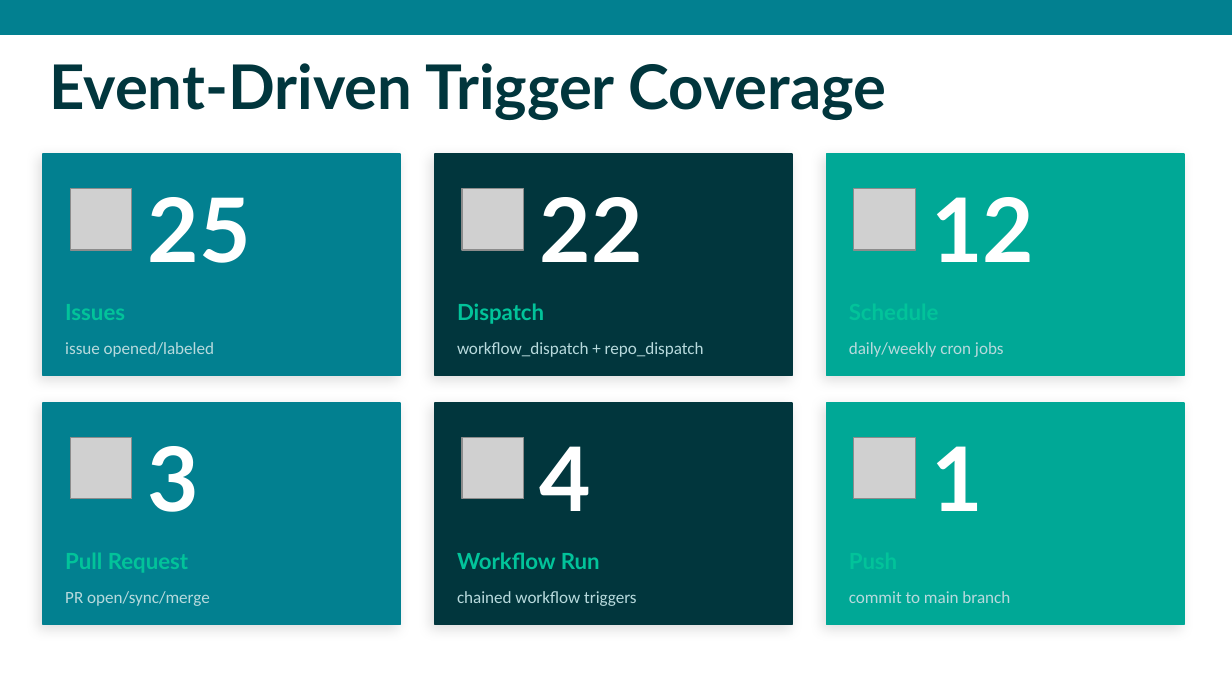
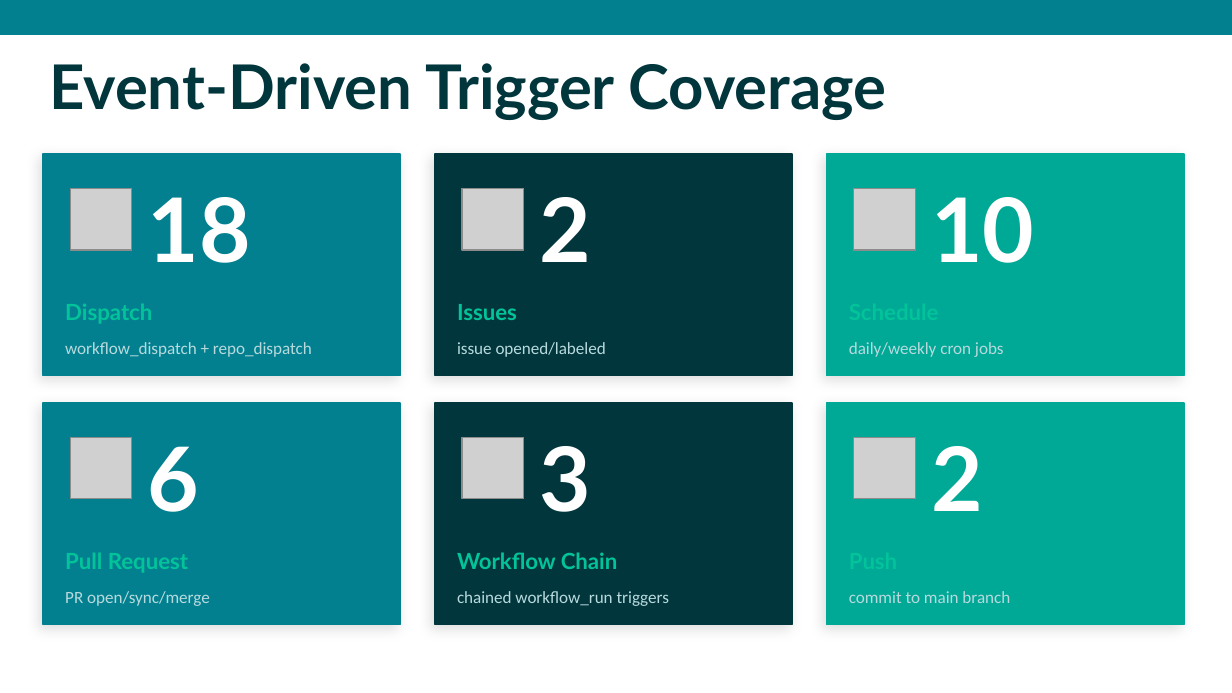
Before and after one commit to nicholasdbrady/foundry-docs, a slide deck: slide 6 of slides/foundry-docs-overview.pptx. Drawn at 1232x693 pixels with LibreOffice and Linux fonts; fonts in the diff are those of the drawing; grey boxes stand for pictures. Boxes give left, top, right and bottom in pixels: in the first picture for what was removed or moved away, otherwise in the second. Text is boxed around its words. In the diff, an @@ line names an element or a change of style, - is before the commit and + after.

```diff
--- a/slides/foundry-docs-overview.pptx
+++ b/slides/foundry-docs-overview.pptx
@@ text at (x1=148, y1=197, x2=251, y2=263): text changed @@
-25
+18
@@ text at (x1=540, y1=197, x2=592, y2=262): text changed @@
-22
+2
@@ text at (x1=931, y1=197, x2=1034, y2=263): text changed @@
-12
+10
@@ text at (x1=65, y1=304, x2=152, y2=324): text changed @@
-Issues
+Dispatch
@@ text at (x1=457, y1=304, x2=517, y2=320): text changed @@
-Dispatch
+Issues
@@ text at (x1=65, y1=342, x2=312, y2=357): text changed @@
-issue opened/labeled
+workflow_dispatch + repo_dispatch
@@ text at (x1=457, y1=342, x2=606, y2=357): text changed @@
-workflow_dispatch + repo_dispatch
+issue opened/labeled
@@ text at (x1=148, y1=446, x2=200, y2=512): text changed @@
-3
+6
@@ text at (x1=540, y1=446, x2=592, y2=512): text changed @@
-4
+3
@@ text at (x1=931, y1=446, x2=983, y2=511): text changed @@
-1
+2
@@ text at (x1=457, y1=552, x2=618, y2=569): text changed @@
-Workflow Run
+Workflow Chain
@@ text at (x1=457, y1=591, x2=669, y2=606): text changed @@
-chained workflow triggers
+chained workflow_run triggers
```
Also in this commit, not shown: 7 other slides changed, 3 slides added, 1 other file.
